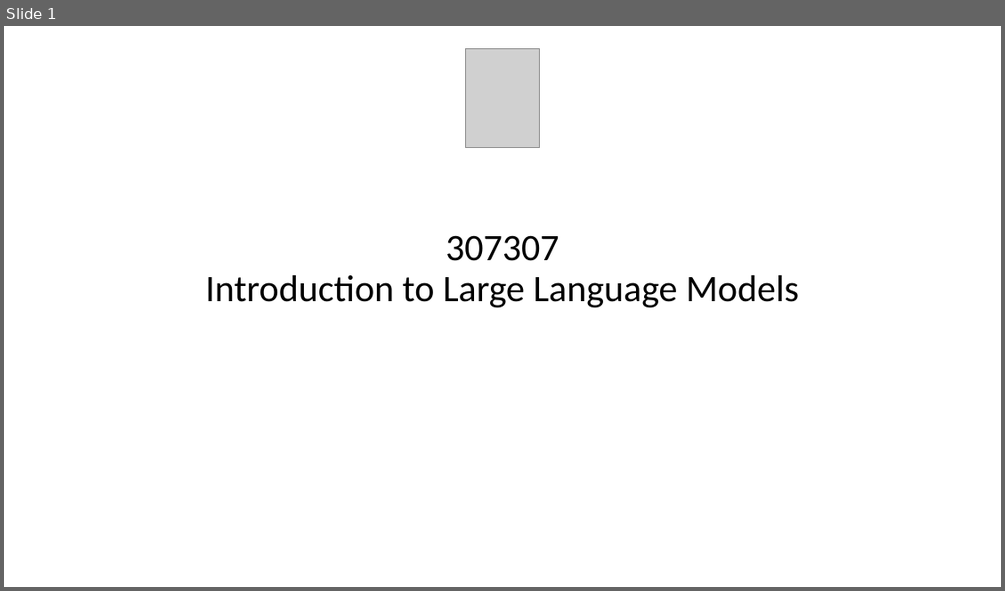
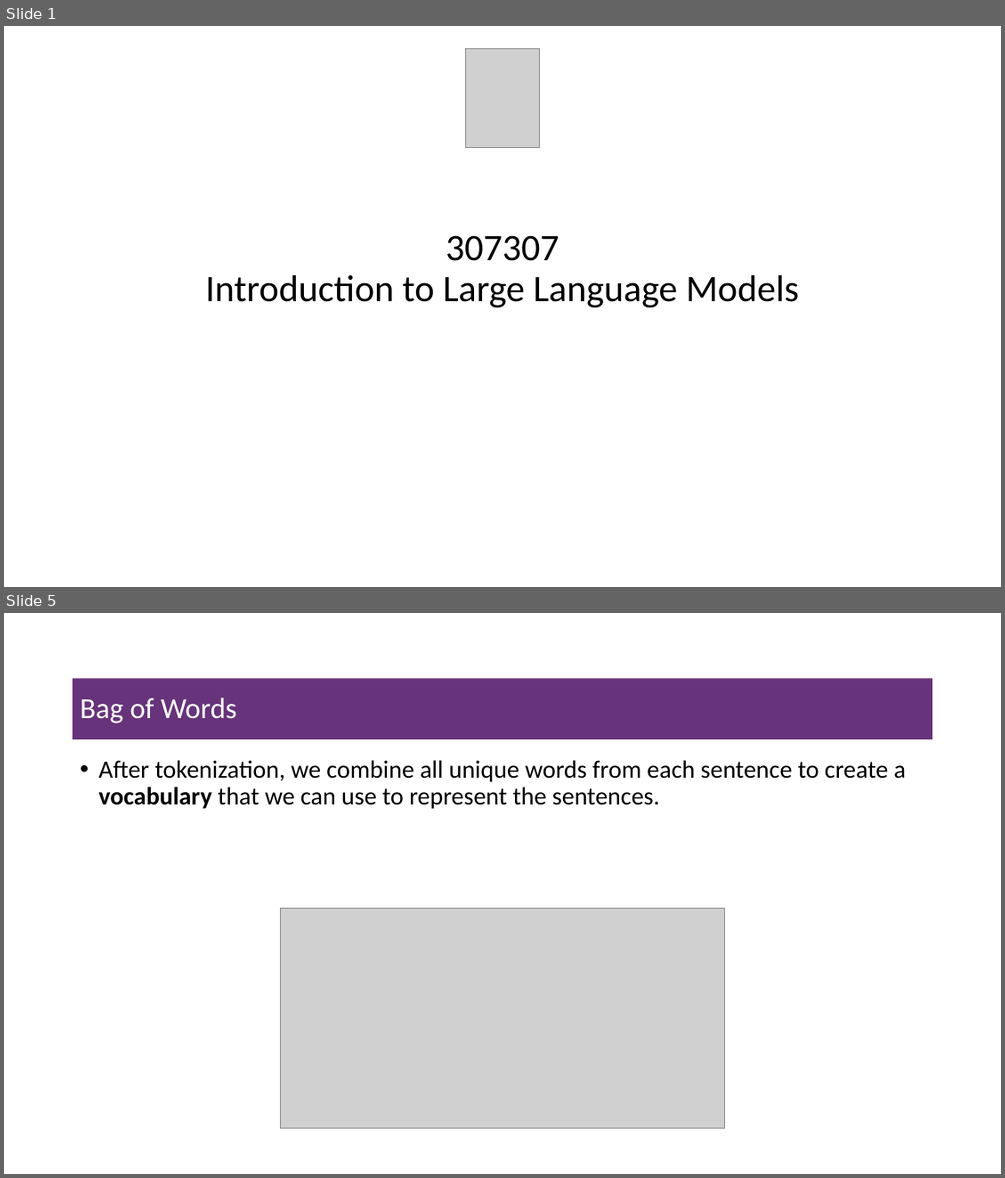
Before and after one commit to msfasha/307307-BI-Methods-LLMs, a slide deck: part-1/Introduction.pptx. Shown one above the other, each under a label of ours: slide 1 before the commit, slides 1 and 5 after it; the slides between them are not shown. The pictures are 1005x591 and 1005x1178 pixels, drawn with LibreOffice and Linux fonts; fonts in the diff are those of the drawing; grey boxes stand for pictures; background and template pictures are left out. Boxes give left, top, right and bottom in pixels: in the first picture for what was removed or moved away, otherwise in the second. Text is boxed around its words. In the diff, an @@ line names an element or a change of style, - is before the commit and + after.

```diff
--- a/part-1/Introduction.pptx
+++ b/part-1/Introduction.pptx
@@ slide 5 added at [4,613,1001,1174], background #FFFFFF @@
@@ title added at [73,678,933,739], fill #67337A, 28 pt, text #FFFFFF @@
+Bag of Words
@@ text added at [98,760,906,809], 24 pt, text #000000 @@
+• After tokenization, we combine all unique words from each sentence to create a vocabulary that we can use to represent the sentences.
@@ picture added at [281,908,725,1127] @@
```
Also in this commit, not shown: 4 other slides added, 3 slides removed, 7 other files.
